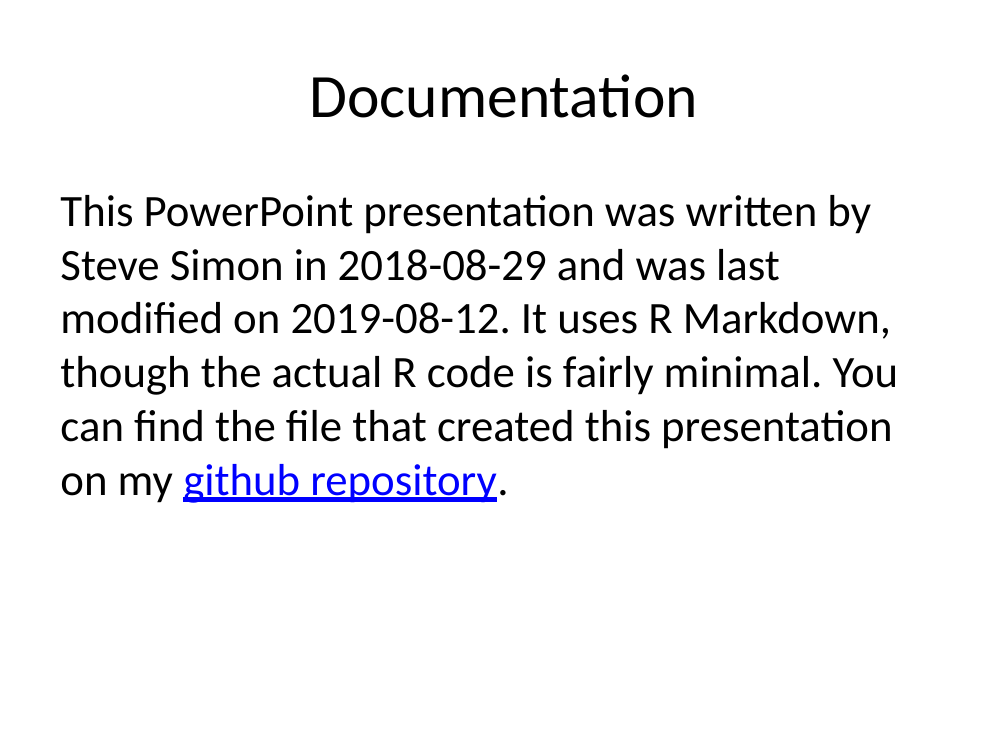
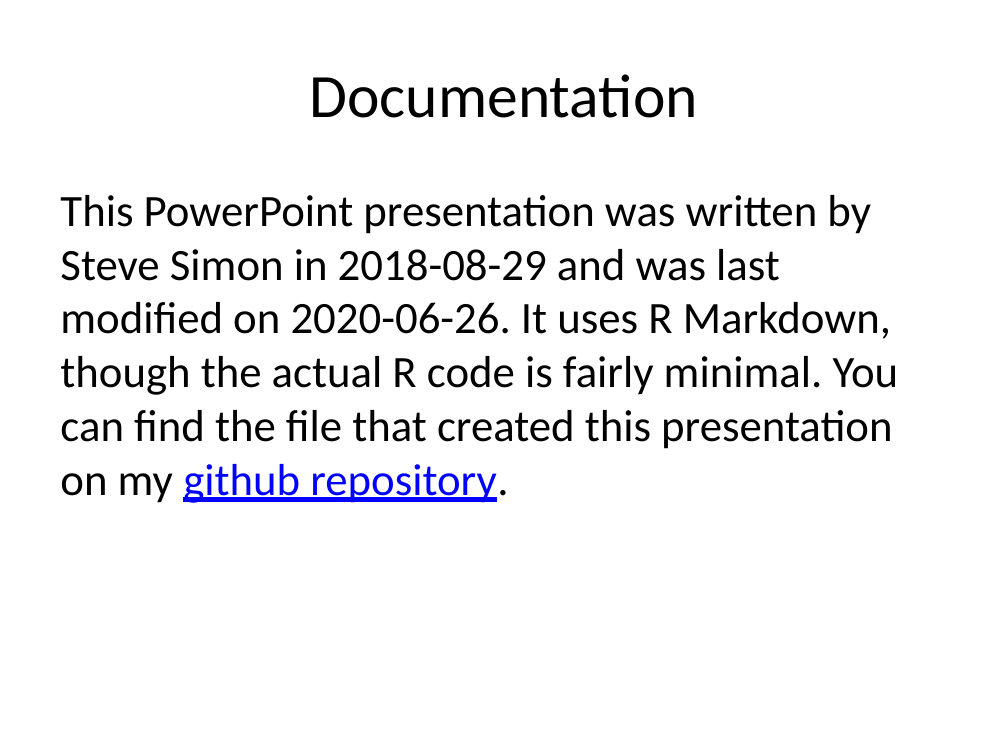
Before and after one commit to pmean/introduction-to-SAS, a slide deck: slide 3 of basics1/results/getting-started.pptx (slide 2 before the commit). Drawn at 1008x756 pixels with LibreOffice and Linux fonts; fonts in the diff are those of the drawing. Boxes give left, top, right and bottom in pixels: in the first picture for what was removed or moved away, otherwise in the second. Text is boxed around its words. In the diff, an @@ line names an element or a change of style, - is before the commit and + after.

```diff
--- a/basics1/results/getting-started.pptx
+++ b/basics1/results/getting-started.pptx
@@ text at (x1=60, y1=195, x2=899, y2=503): text changed @@
-This PowerPoint presentation was written by Steve Simon in 2018-08-29 and was last modified on 2019-08-12. It uses R Markdown, though the actual R code is fairly minimal. You can find the file that created this presentation on my github repository.
+This PowerPoint presentation was written by Steve Simon in 2018-08-29 and was last modified on 2020-06-26. It uses R Markdown, though the actual R code is fairly minimal. You can find the file that created this presentation on my github repository.
```
Also in this commit, not shown: 1 slide added, 38 other files.
